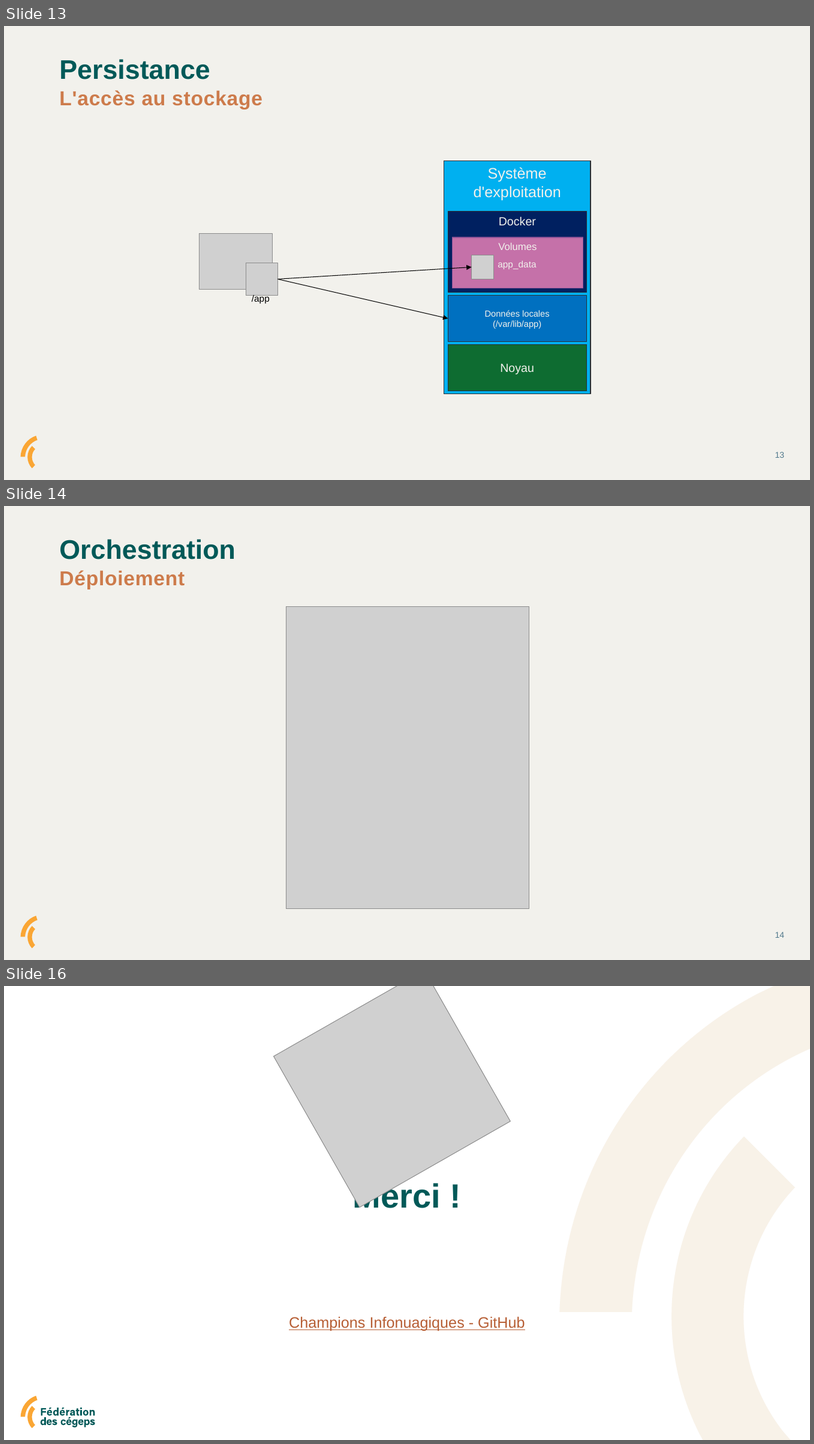
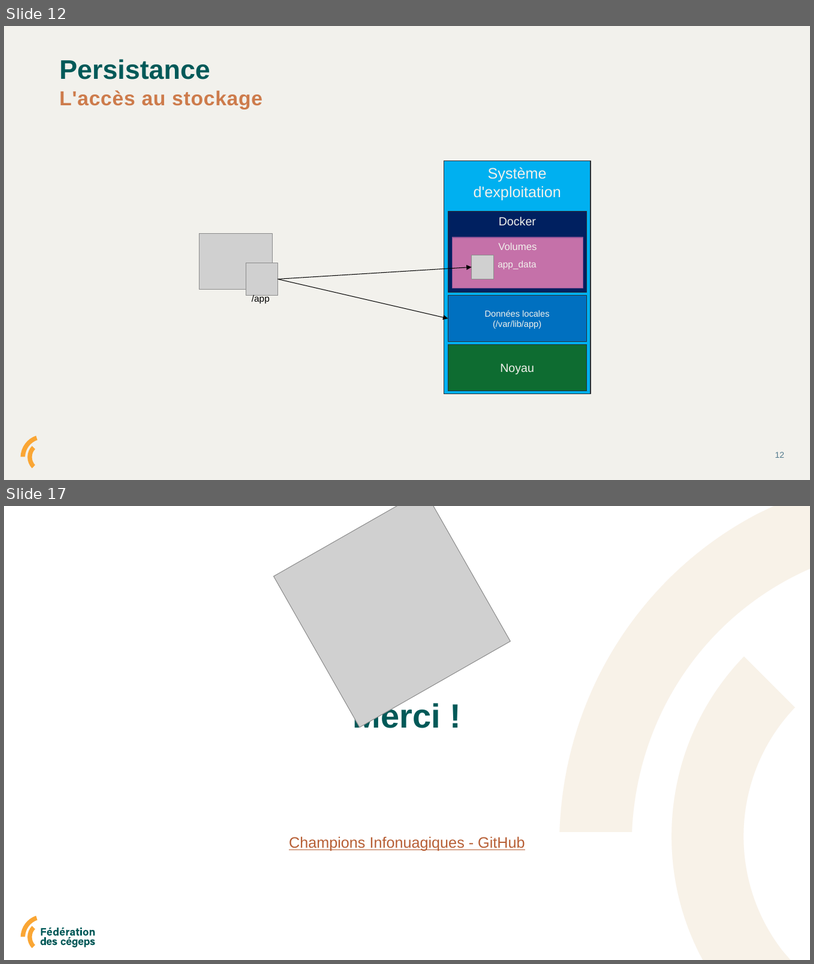
Before and after one commit to Champions-Infonuagiques/les-conteneurs, a slide deck: doc/les conteneurs.pptx. Shown one above the other, each under a label of ours: slides 13, 14 and 16 before the commit, slides 12 and 17 after it; the slides between them are not shown. The pictures are 814x1444 and 814x964 pixels, drawn with LibreOffice and Linux fonts; fonts in the diff are those of the drawing; grey boxes stand for pictures. Boxes give left, top, right and bottom in pixels: in the first picture for what was removed or moved away, otherwise in the second. Text is boxed around its words. In the diff, an @@ line names an element or a change of style, - is before the commit and + after.

```diff
--- a/doc/les conteneurs.pptx
+++ b/doc/les conteneurs.pptx
@@ slide 14 removed at [4,506,810,960], background #F2F1EC; not listed: 2 template elements that a slide beside it also shows @@
@@ title removed at [59,539,236,559] @@
-Orchestration
@@ text removed at [59,570,185,589] @@
-Déploiement
@@ picture removed at [286,606,529,909] @@
@@ page number removed at [776,931,785,937] @@
-14
@@ what was slide 13 is now slide 12 @@
@@ page number at [776,451,785,457]: text changed @@
-13
+12
@@ what was slide 16 is now slide 17 @@
```
Also in this commit, not shown: 2 slides changed, 2 slides added, 6 other files.
